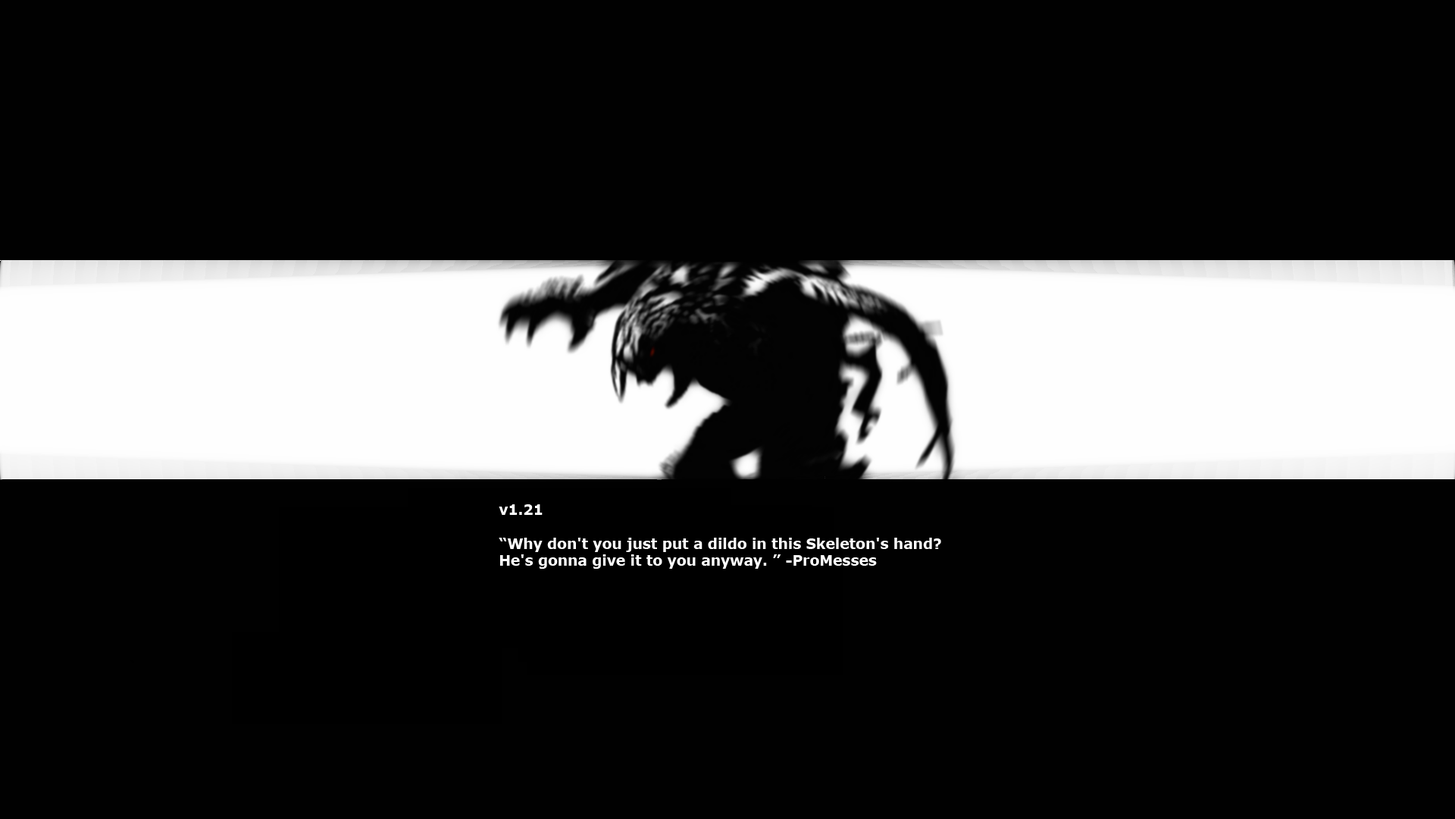
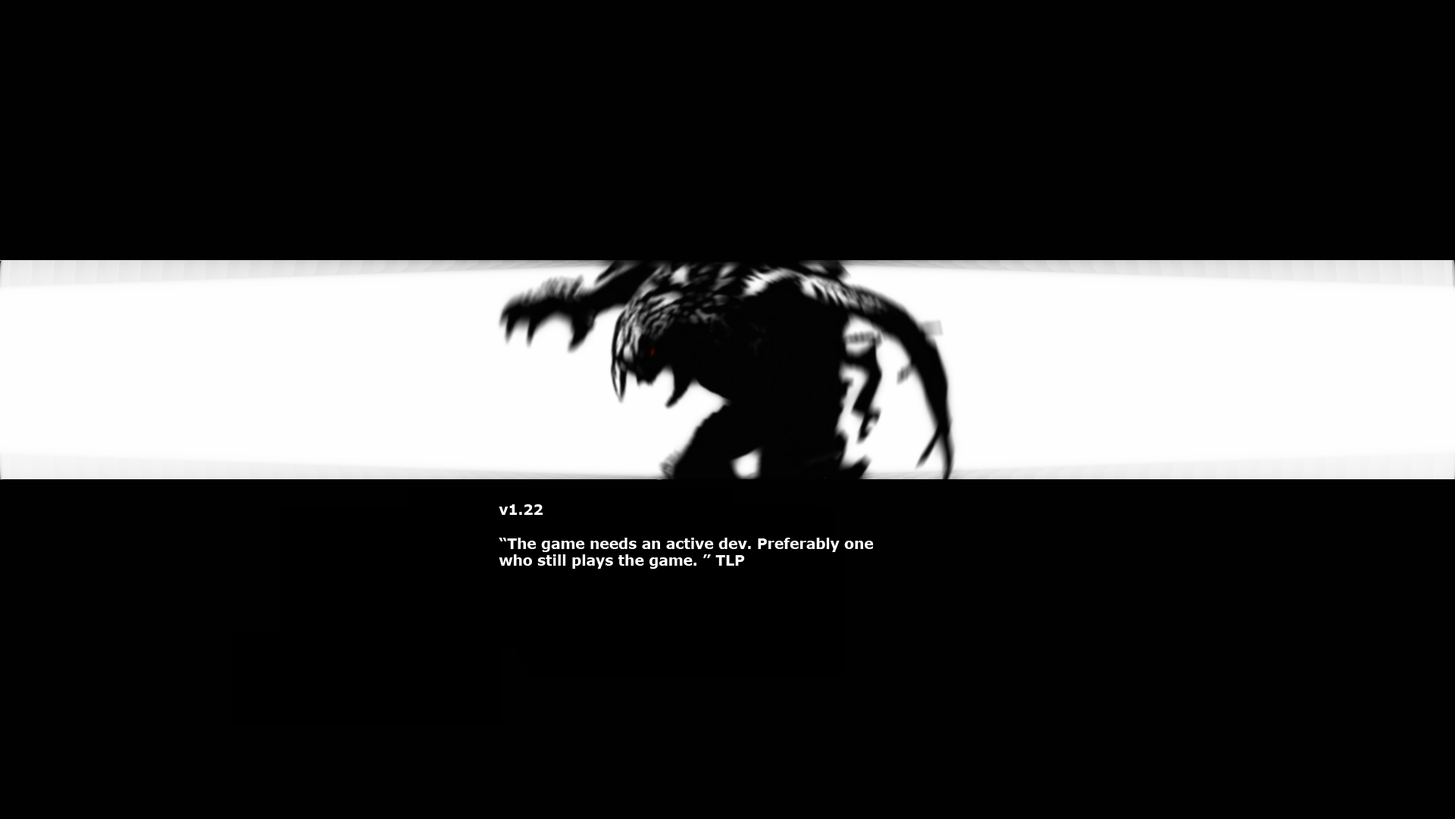
Two versions of the same layered image (1455x819). Layer-by-layer changes:
renamed "v1.21 “Why don't you just put a dildo in this Skeleton's hand?" to "v1.22 “The game needs an active dev. Preferably one who still", painted on it over box(498, 504, 942, 569)
